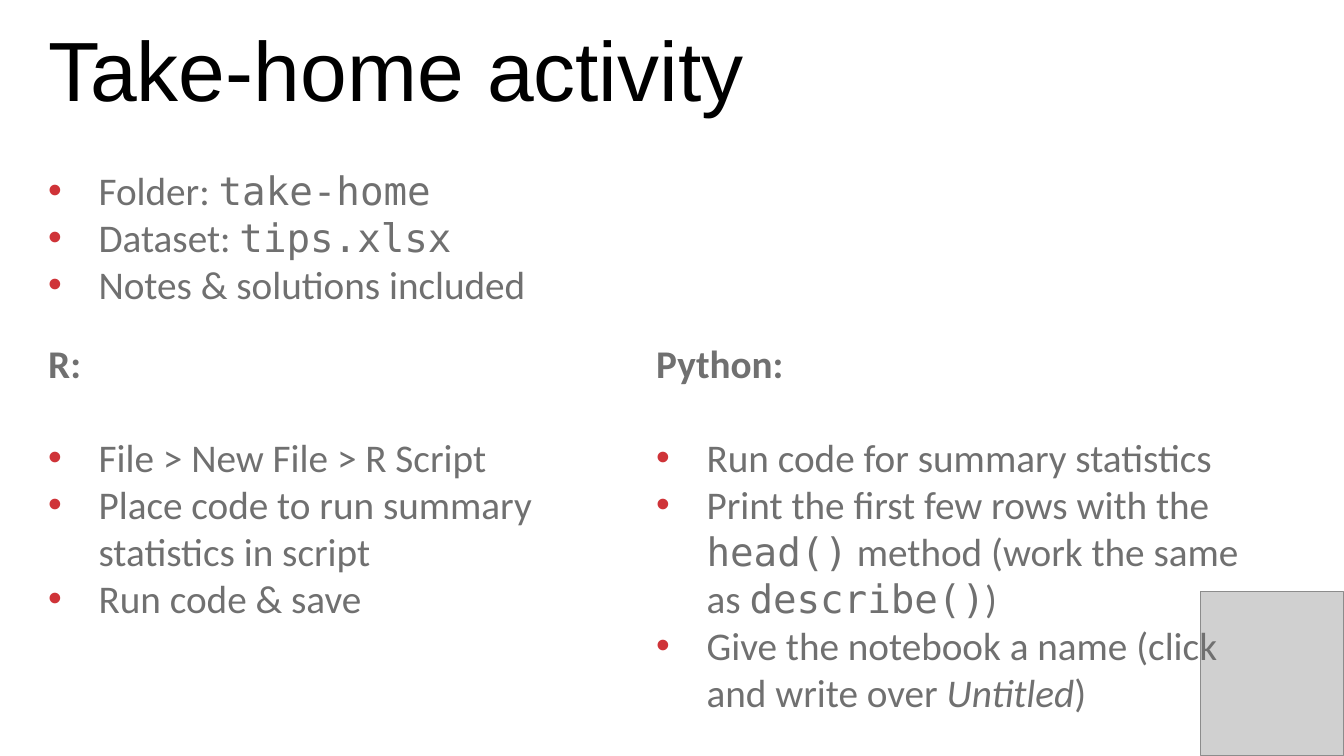
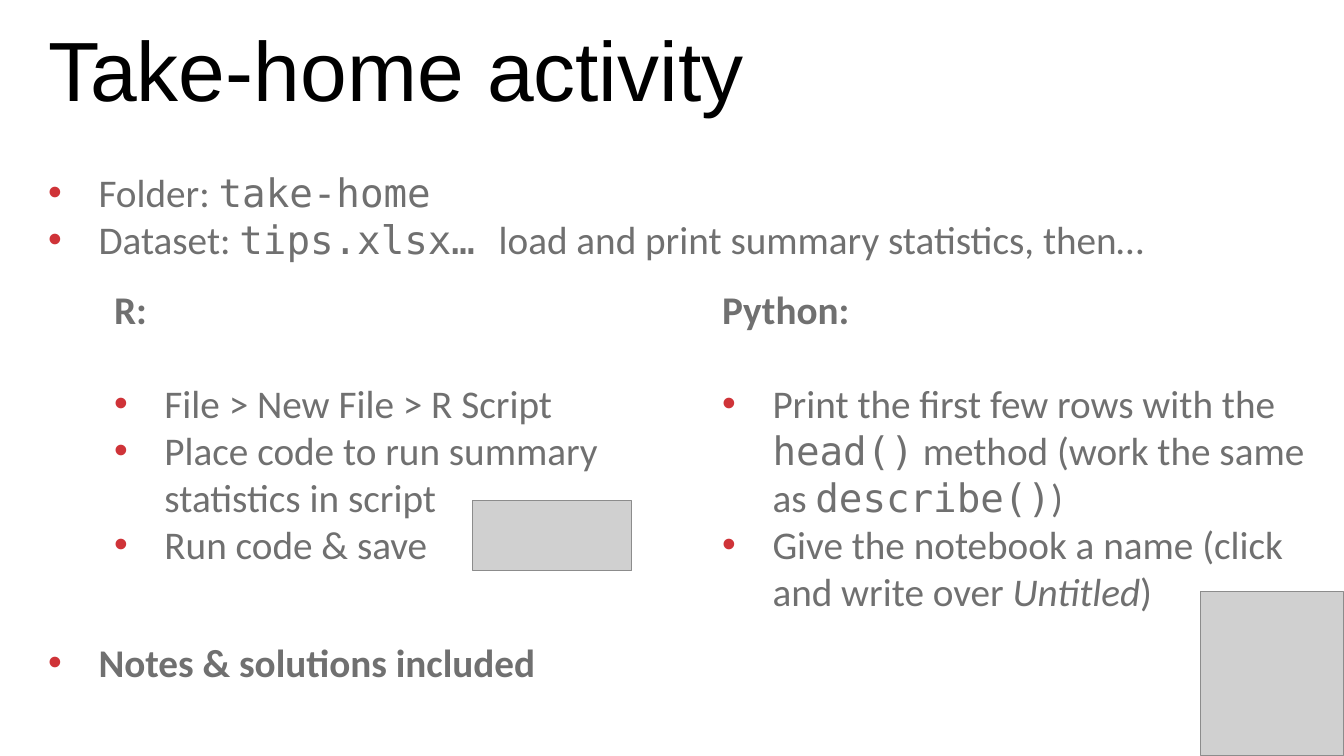
Before and after one commit to stringfestdata/aina-getting-started, a slide deck: slide 8 of aina-getting-started.pptx. Drawn at 1344x756 pixels with LibreOffice and Linux fonts; fonts in the diff are those of the drawing; grey boxes stand for pictures. Boxes give left, top, right and bottom in pixels: in the first picture for what was removed or moved away, otherwise in the second. Text is boxed around its words. In the diff, an @@ line names an element or a change of style, - is before the commit and + after.

```diff
--- a/aina-getting-started.pptx
+++ b/aina-getting-started.pptx
@@ text at box(99, 224, 1144, 262): text changed; font DejaVu Sans Mono to Calibri @@
-• Dataset: tips.xlsx
+• Dataset: tips.xlsx… load and print summary statistics, then…
@@ text "R:": place and size @@
-text "R:" at box(48, 352, 532, 613)
+text "R:" at box(114, 298, 598, 559)
@@ text "Python:": place and size @@
-text "Python:" at box(656, 350, 1239, 712)
+text "Python:" at box(722, 296, 1304, 611)
@@ text at box(707, 445, 1211, 479): paragraph removed @@
-• Run code for summary statistics
@@ picture added at box(473, 501, 632, 572) @@
@@ text at box(99, 649, 535, 677): bold on in "Notes & solutions included" @@
```
Also in this commit, not shown: 2 other slides changed, 1 slide added, 4 other files.
